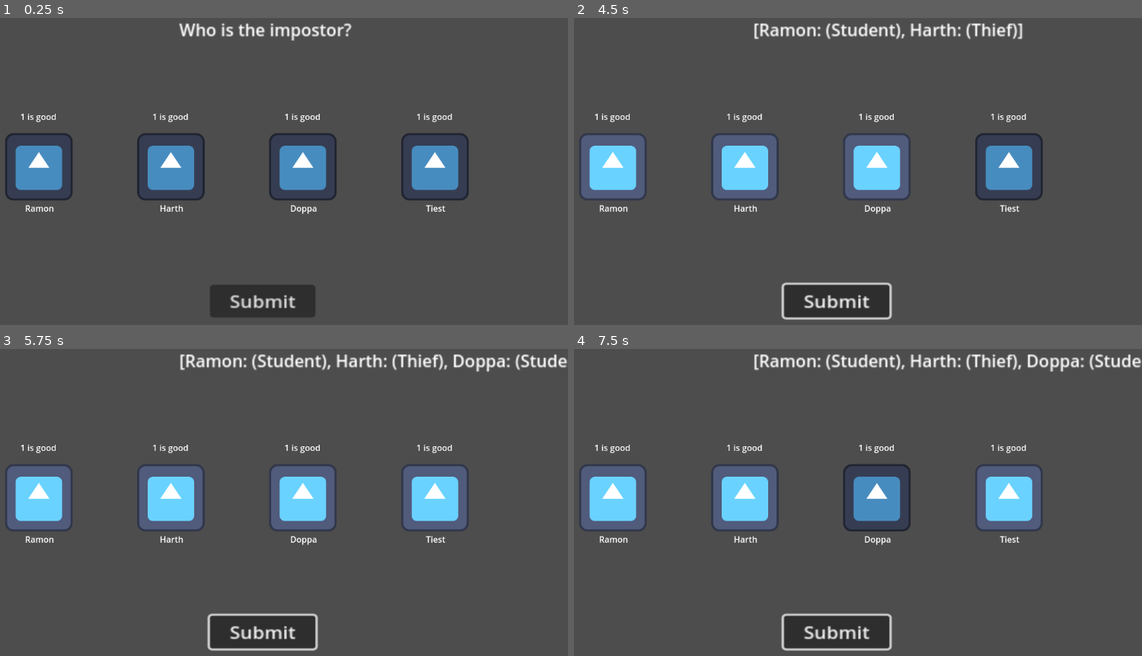
Above: before the commit, frames 1-4 (two rows, left to right).
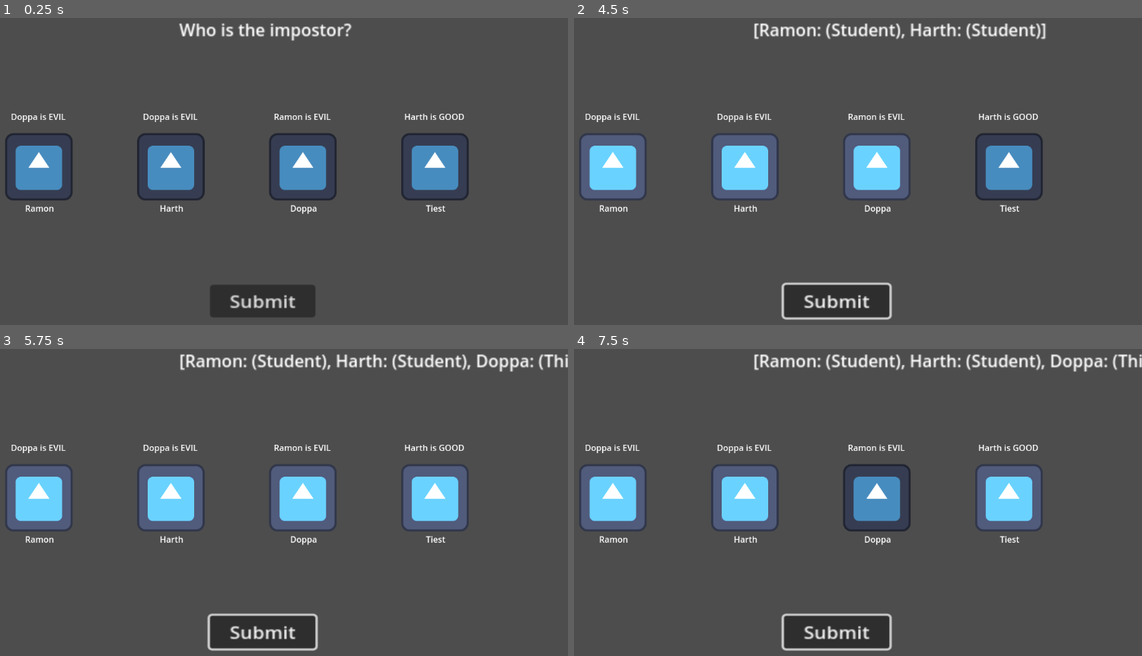
Above: after the commit, the same moments.

Repository: vbAarav/school-snatcher
Game: Godot game, scene res://Scenes/main.tscn
Two runs of this game, one before a commit and one after it. Both use one fixed random seed, a clock stepped at 60 frames per second and the inputs below. The engine's default icon, where the game draws it, is replaced by a stand-in: a white triangle on a blue panel in a dark square.
Inputs (mouse positions are in pixels of both pictures, inside the frame that each line leads up to):
- Up to frame 1 (0.25 s): no input
- Up to frame 2 (4.5 s): click "Submit" at 0.5 s; click "Submit" at 1.25 s; click "Submit" at 2 s; tap Enter at 2.75, 4.25 s; move the mouse to (613, 165) at 2.77 s; click (613, 165) at 2.92 s; tap Space at 3.5 s; move the mouse to (744, 165) at 3.52 s; click (744, 165) at 3.67 s; move the mouse to (875, 165) at 4.27 s; click (875, 165) at 4.42 s
- Up to frame 3 (5.75 s): tap Space at 5 s; move the mouse to (437, 496) at 5.02 s; click (437, 496) at 5.17 s
- Up to frame 4 (7.5 s): tap Enter at 5.75 s; move the mouse to (1022, 560) at 5.77 s; click (1022, 560) at 5.92 s; tap Space at 6.5 s; move the mouse to (653, 459) at 6.52 s; click (653, 459) at 6.67 s; move the mouse to (869, 511) at 7.27 s; click (869, 511) at 7.42 s

The runs differ from the first frame. In frame 1, 0.5% of the frame differs, in the area x 2-82%, y 31-34%; in frame 2, 0.9%; in frame 3, 1.4%, in the area x 2-100%, y 1-34%; in frame 4, 1.4%.

Commit message:
Added Information

Diff:
--- a/Scripts/role.gd
+++ b/Scripts/role.gd
@@ -9,3 +9,11 @@
 func _init(_name: String, _starting_alignment: StudentAlignment):
 	name = _name
 	starting_alignment = _starting_alignment
+
+static func flip_alignment(alignment: StudentAlignment):
+	if alignment == StudentAlignment.GOOD:
+		return StudentAlignment.EVIL
+	elif alignment == StudentAlignment.EVIL:
+		return StudentAlignment.GOOD
+	else:
+		return StudentAlignment.NEUTRAL
--- a/Scripts/students_manager.gd
+++ b/Scripts/students_manager.gd
@@ -11,12 +11,10 @@
 var students: Array[Student]
 
 func _ready():
-	create_students()
-	set_students_location()
-	setup_roles()
+	setup_students()
 
-# Initalisation Functions
-func create_students():
+func setup_students():
+	# Create Student Nodes
 	for student_name in student_names:
 		var student_instance = student_scene.instantiate() as Student
 		if student_instance:
@@ -24,17 +22,28 @@
 			add_child(student_instance)
 			students.append(student_instance)
 
-func set_students_location():
+	# Set Student Positions
 	var x_offset = 0
 	for student in students:
 		student.position = Vector2(150 + x_offset, 300)
 		x_offset += 250
 
-func setup_roles():
+	# Assign Student Roles
 	for student in students:
 		student.role = Role.new("Student", Role.StudentAlignment.GOOD)
-	students[randi() % students.size()].role = Role.new("Thief", Role.StudentAlignment.EVIL)
-	print(students)
+	var impostor = students[randi() % students.size()]
+	impostor.role = Role.new("Thief", Role.StudentAlignment.EVIL)
+	impostor.alignment = Role.StudentAlignment.EVIL
+
+	# Set Information
+	for student: Student in students:
+		var others = students.filter(func(x): return x != student)
+		var target: Student = others[randi() % others.size()]
+		var target_alignment = target.alignment
+		if student.alignment == Role.StudentAlignment.EVIL:
+			target_alignment = Role.flip_alignment(target_alignment)
+		student.set_current_information(target.display_name + " is " + str(Role.StudentAlignment.find_key(target_alignment)))
+
 
 # On Signals
 func _on_button_pressed() -> void:
